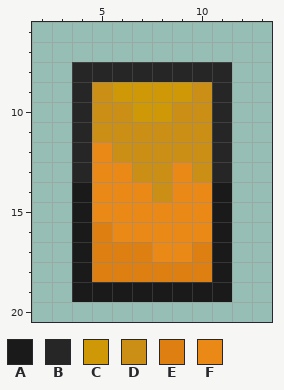
One commit to this pixel-art sprite: src/main/resources/BetterHudConfig/assets/bodyhealth/bodyhealth_damaged_torso.png. Above, as it was before the edit.
The file is 32x64 pixels, drawn in blocks of 2x2; one block is one cell here. Shown: x 2..13, y 6..20.
Palette (. is transparent): A #1a1a1a  B #262626  C #cf9806  D #cc8f16  E #de7f11  F #eb8917
Pixels before, first column x 4:
 8 BBBBBBBB
 9 BDCCCCDB
10 BDDCCDDB
11 BDDDDDDB
12 BFDDDDDB
13 BFFDDFDB
14 AFFFDFFA
15 AFFFFFFA
16 AEFFFFFA
17 AEEEFFEA
18 AEEEEEEA
19 AAAAAAAA
Once edited:
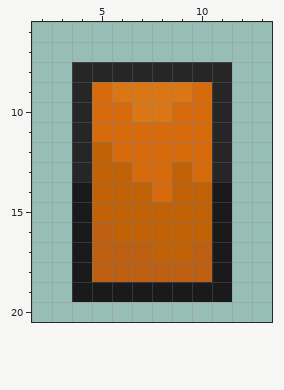
The commit says: Retexture the damaged state
What changed:
colour C: #cf9806 -> #da7614
colour D: #cc8f16 -> #d76a0a
colour E: #de7f11 -> #bd5e11
colour F: #eb8917 -> #c26207
